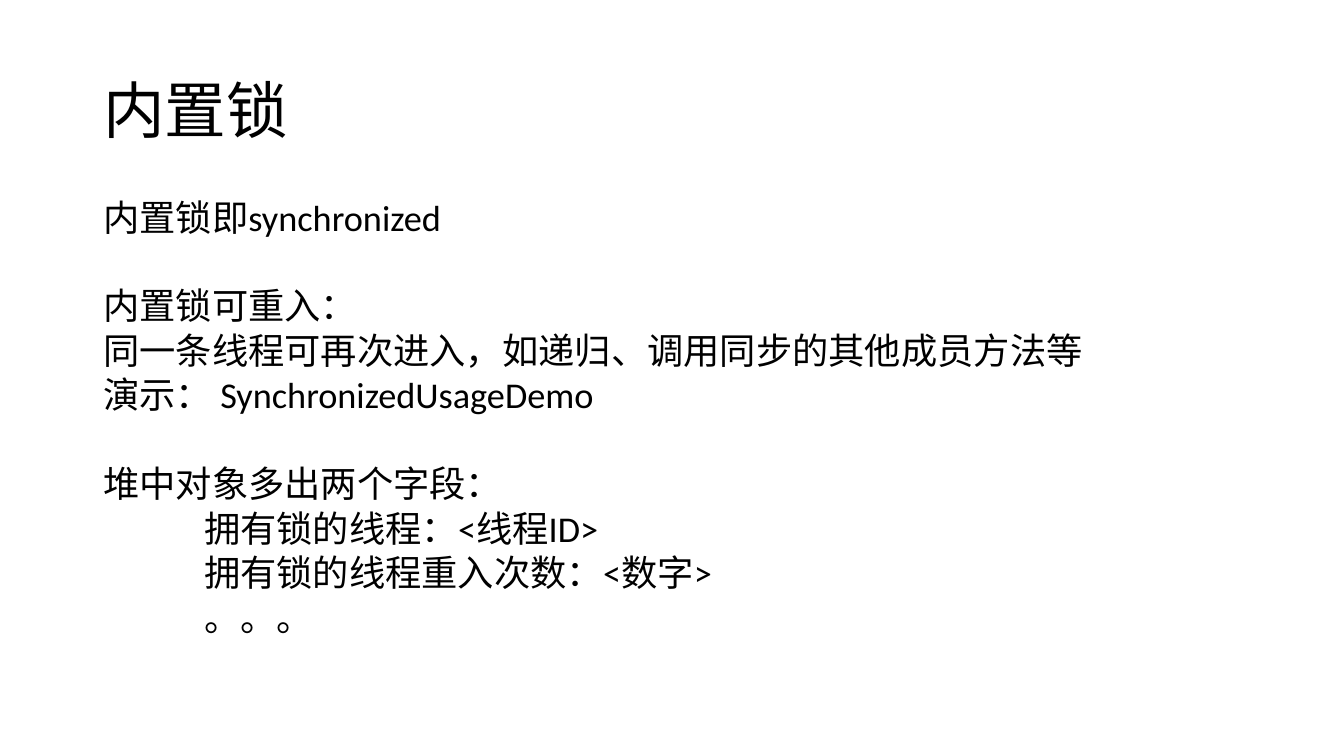
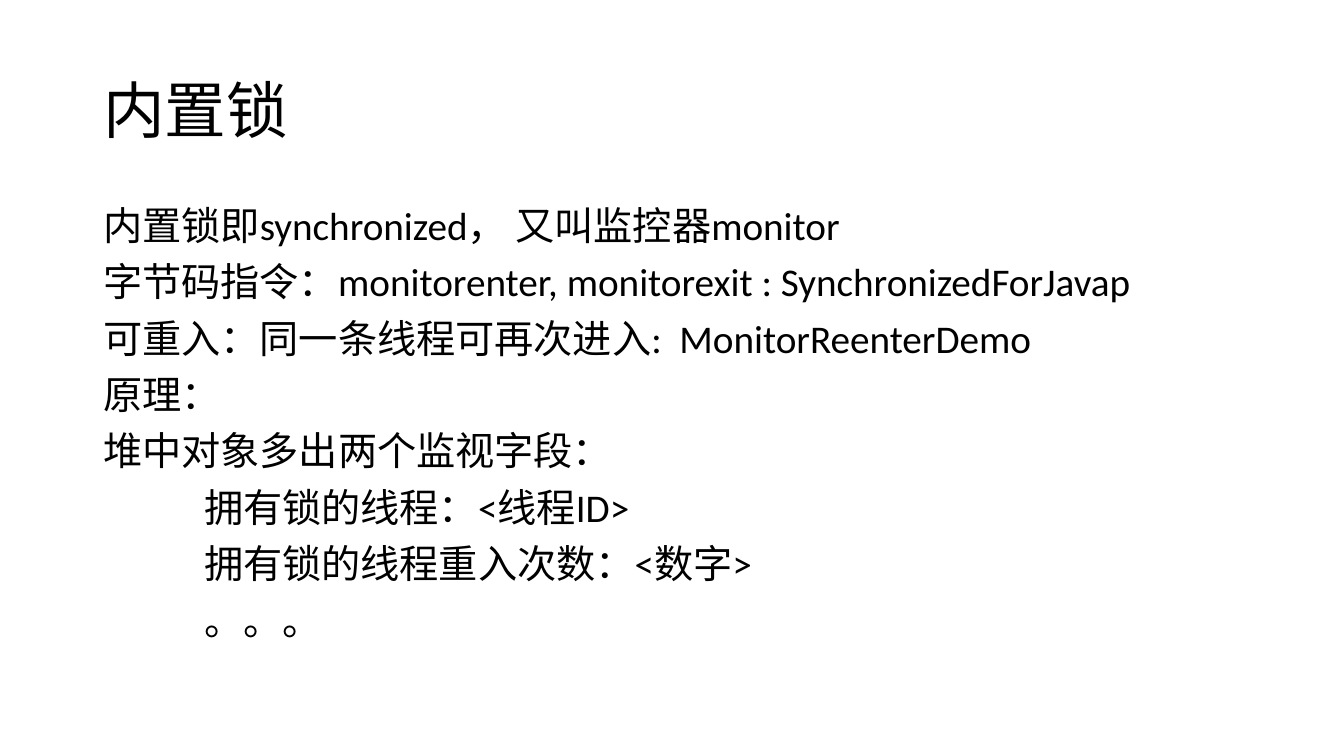
Before and after one commit to GerogeLeon/multithread_demo, a slide deck: slide 5 of JAVA并发编程.pptx. Drawn at 1344x756 pixels with LibreOffice and Linux fonts; fonts in the diff are those of the drawing. Boxes give left, top, right and bottom in pixels: in the first picture for what was removed or moved away, otherwise in the second. Text is boxed around its words. In the diff, an @@ line names an element or a change of style, - is before the commit and + after.

```diff
--- a/JAVA并发编程.pptx
+++ b/JAVA并发编程.pptx
@@ text at [103, 206, 1130, 469]: text changed; size 25.9 to 28 pt @@
-内置锁即synchronized
-内置锁可重入：
-同一条线程可再次进入，如递归、调用同步的其他成员方法等
-演示： SynchronizedUsageDemo
-堆中对象多出两个字段：
+内置锁即synchronized， 又叫监控器monitor
+字节码指令：monitorenter, monitorexit : SynchronizedForJavap
+可重入：同一条线程可再次进入: MonitorReenterDemo
+原理：
+堆中对象多出两个监视字段：
@@ text at [204, 488, 752, 638]: size 25.9 to 28 pt in "拥有锁的线程：<线程ID>", "拥有锁的线程重入次数：<数字>", "。。。"; line spacing 0.7 to 0.9 @@
```
Also in this commit, not shown: 6 other slides changed, 7 other files.
